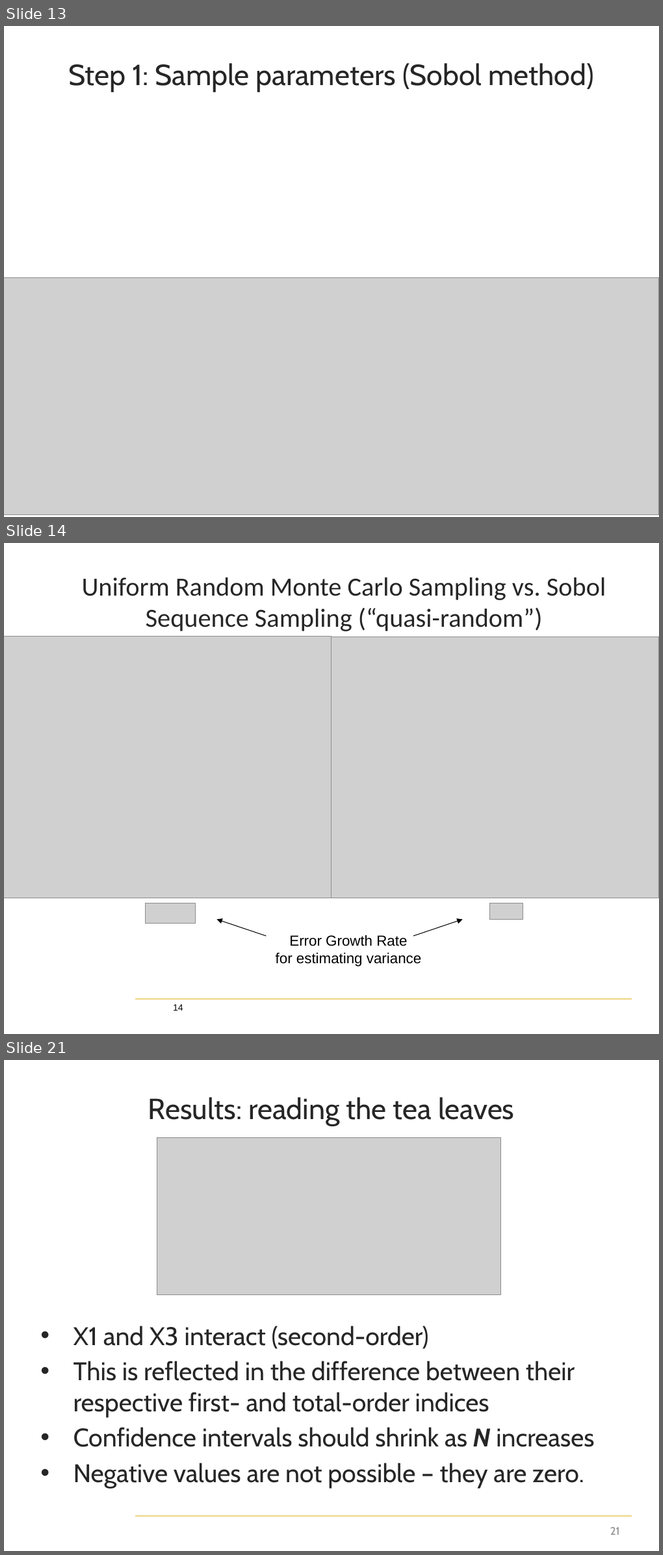
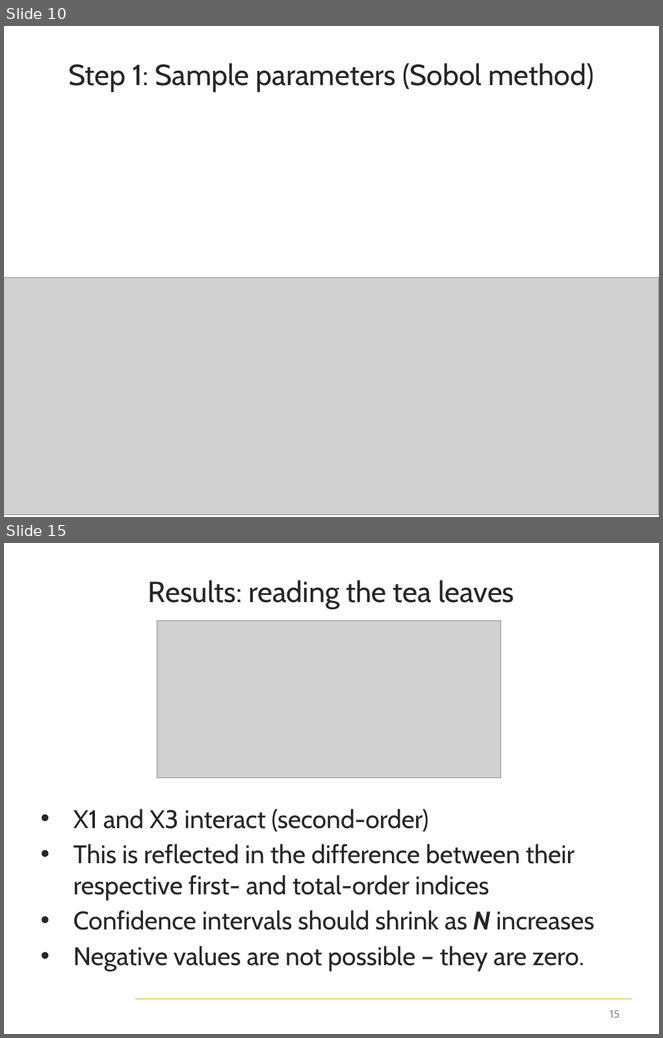
Before and after one commit to jdherman/DMDU-2018-SALib-Tutorial, a slide deck: herman-dmdu-SALib-tutorial.pptx. Shown one above the other, each under a label of ours: slides 13, 14 and 21 before the commit, slides 10 and 15 after it; the slides between them are not shown. The pictures are 663x1555 and 663x1038 pixels, drawn with LibreOffice and Linux fonts; fonts in the diff are those of the drawing; grey boxes stand for pictures; background and template pictures are left out. Boxes give left, top, right and bottom in pixels: in the first picture for what was removed or moved away, otherwise in the second. Text is boxed around its words. In the diff, an @@ line names an element or a change of style, - is before the commit and + after.

```diff
--- a/herman-dmdu-SALib-tutorial.pptx
+++ b/herman-dmdu-SALib-tutorial.pptx
@@ slide 14 removed at bbox=[4, 543, 659, 1034], background #FFFFFF; not listed: 1 template element that a slide beside it also shows @@
@@ title removed at bbox=[82, 577, 606, 631] @@
-Uniform Random Monte Carlo Sampling vs. Sobol Sequence Sampling (“quasi-random”)
@@ picture removed at bbox=[4, 637, 332, 898] @@
@@ picture removed at bbox=[332, 637, 659, 898] @@
@@ group removed at bbox=[146, 903, 523, 967]: 2 pictures, 2 arrows, 1 text @@
-Error Growth Rate
-for estimating variance
@@ page number removed at bbox=[173, 1005, 183, 1011] @@
-14
@@ what was slide 13 is now slide 10 @@
@@ what was slide 21 is now slide 15 @@
@@ page number at bbox=[610, 1010, 620, 1018]: text changed @@
-21
+15
```
Also in this commit, not shown: 4 slides changed, 6 slides added, 12 other slides removed, 4 other files.
